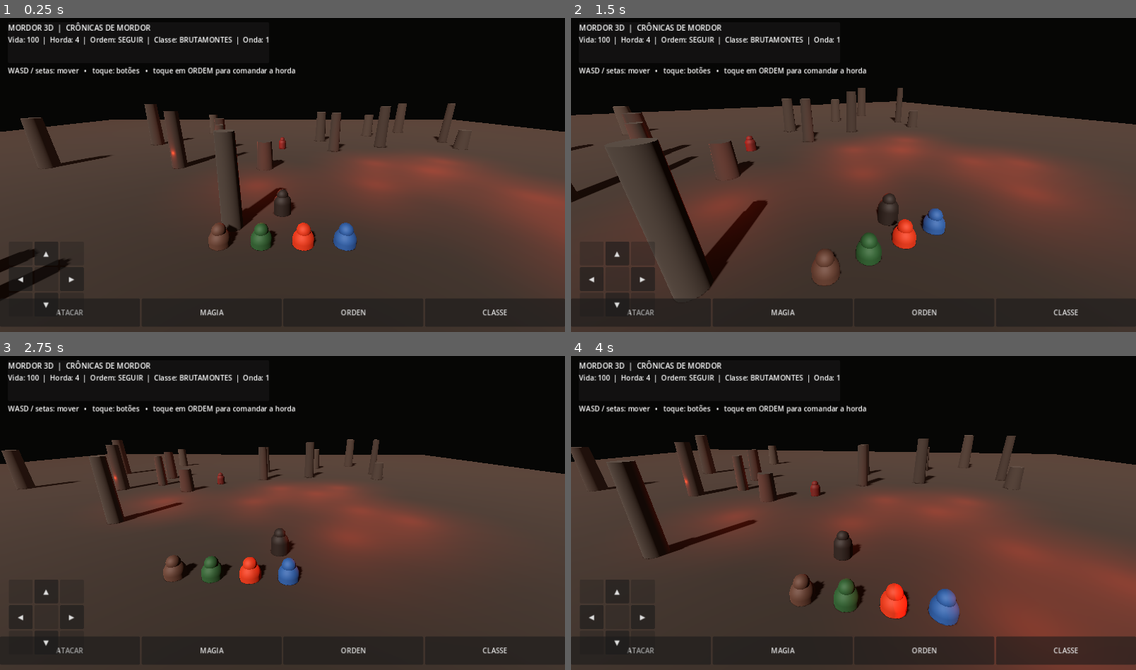
Above: before the commit, frames 1-4 (two rows, left to right).
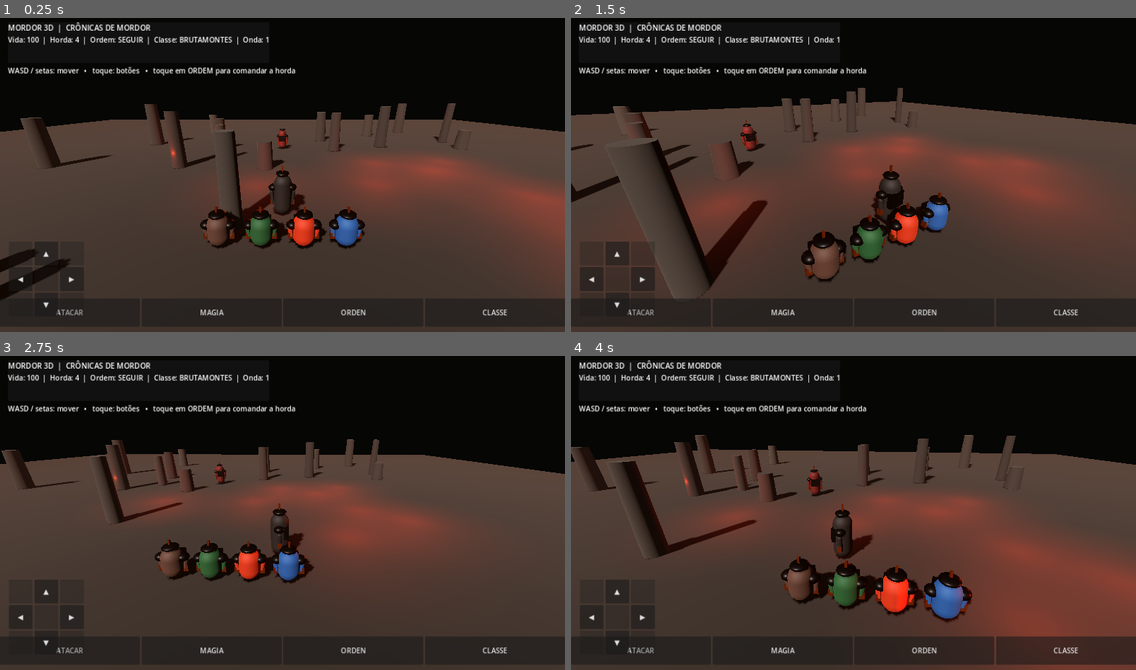
Above: after the commit, the same moments.

Repository: souzaleite24-ai/MordorTrolDeRubiAndroid
Game: Godot game, scene res://scenes/mordor_world.tscn
Same seed, same stepped clock (60 frames per second), same inputs: the game is played once before the commit and once after it.
Inputs:
- Up to frame 1 (0.25 s): no input
- Up to frame 2 (1.5 s): hold Right (ui_right) 0.53-1.28 s; hold Down (ui_down) from 1.28 s (still down)
- Up to frame 3 (2.75 s): release Down (ui_down) at 2.03 s; hold Right (ui_right) from 2.03 s (still down)
- Up to frame 4 (4 s): release Right (ui_right) at 2.78 s; hold Up (ui_up) 2.78-3.53 s; hold Left (ui_left) from 3.53 s (still down)

The runs differ from the first frame. In frame 1, 2.5% of the frame differs, in the area x 35-65%, y 35-75%; in frame 2, 2.8%; in frame 3, 2.4%; in frame 4, 3.5%, in the area x 37-71%, y 35-87%.

Commit message:
Improve procedural 3D character armor and silhouettes

Diff:
--- a/godot/scripts/mordor_world.gd
+++ b/godot/scripts/mordor_world.gd
@@ -106,25 +106,98 @@
 
 func _make_actor(color: Color, height: float = 1.8) -> Node3D:
 	var actor := Node3D.new()
+	var material := StandardMaterial3D.new()
+	material.albedo_color = color
+	material.roughness = 0.72
+	material.metallic = 0.12
+	var dark_metal := StandardMaterial3D.new()
+	dark_metal.albedo_color = Color(0.075, 0.065, 0.06)
+	dark_metal.metallic = 0.72
+	dark_metal.roughness = 0.38
+	var trim := StandardMaterial3D.new()
+	trim.albedo_color = Color(0.48, 0.19, 0.055)
+	trim.metallic = 0.62
+	trim.roughness = 0.42
+
 	var body := MeshInstance3D.new()
 	var capsule := CapsuleMesh.new()
 	capsule.radius = 0.42
 	capsule.height = height
 	body.mesh = capsule
-	var material := StandardMaterial3D.new()
-	material.albedo_color = color
-	material.roughness = 0.72
-	material.metallic = 0.12
+	body.position.y = height * 0.5
 	body.material_override = material
 	actor.add_child(body)
+
+	var chest := MeshInstance3D.new()
+	var chest_mesh := BoxMesh.new()
+	chest_mesh.size = Vector3(0.72, 0.62, 0.22)
+	chest.mesh = chest_mesh
+	chest.position = Vector3(0, height * 0.57, -0.31)
+	chest.material_override = dark_metal
+	actor.add_child(chest)
+
 	var head := MeshInstance3D.new()
 	var sphere := SphereMesh.new()
 	sphere.radius = 0.27
 	sphere.height = 0.54
 	head.mesh = sphere
-	head.position.y = height * 0.48
+	head.position.y = height * 0.88
 	head.material_override = material
 	actor.add_child(head)
+
+	# Ombreiras, braçadeiras e elmo dão uma silhueta distinta sem assets externos.
+	for side in [-1.0, 1.0]:
+		var shoulder := MeshInstance3D.new()
+		var shoulder_mesh := SphereMesh.new()
+		shoulder_mesh.radius = 0.23
+		shoulder_mesh.height = 0.34
+		shoulder.mesh = shoulder_mesh
+		shoulder.position = Vector3(side * 0.43, height * 0.68, 0)
+		shoulder.material_override = dark_metal
+		actor.add_child(shoulder)
+
+		var arm := MeshInstance3D.new()
+		var arm_mesh := CapsuleMesh.new()
+		arm_mesh.radius = 0.105
+		arm_mesh.height = height * 0.38
+		arm.mesh = arm_mesh
+		arm.position = Vector3(side * 0.48, height * 0.43, -0.015)
+		arm.rotation.z = side * -0.12
+		arm.material_override = material
+		actor.add_child(arm)
+
+		var bracer := MeshInstance3D.new()
+		var bracer_mesh := BoxMesh.new()
+		bracer_mesh.size = Vector3(0.19, 0.25, 0.2)
+		bracer.mesh = bracer_mesh
+		bracer.position = Vector3(side * 0.49, height * 0.31, -0.02)
+		bracer.material_override = trim
+		actor.add_child(bracer)
+
+	var helmet := MeshInstance3D.new()
+	var helmet_mesh := SphereMesh.new()
+	helmet_mesh.radius = 0.31
+	helmet_mesh.height = 0.24
+	helmet.mesh = helmet_mesh
+	helmet.position.y = height * 1.02
+	helmet.material_override = dark_metal
+	actor.add_child(helmet)
+
+	var crest := MeshInstance3D.new()
+	var crest_mesh := BoxMesh.new()
+	crest_mesh.size = Vector3(0.075, 0.34, 0.09)
+	crest.mesh = crest_mesh
+	crest.position = Vector3(0, height * 1.13, 0.02)
+	crest.material_override = trim
+	actor.add_child(crest)
+
+	var belt := MeshInstance3D.new()
+	var belt_mesh := BoxMesh.new()
+	belt_mesh.size = Vector3(0.68, 0.13, 0.27)
+	belt.mesh = belt_mesh
+	belt.position = Vector3(0, height * 0.34, 0)
+	belt.material_override = dark_metal
+	actor.add_child(belt)
 	return actor
 
 func _create_player() -> void:
